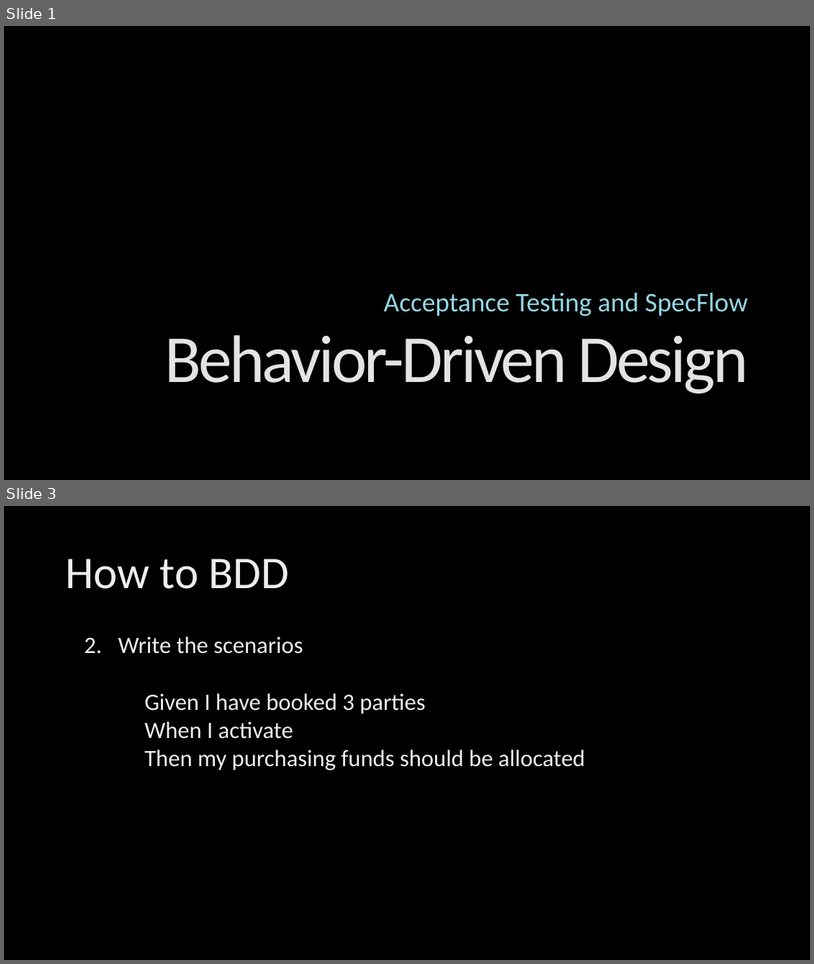
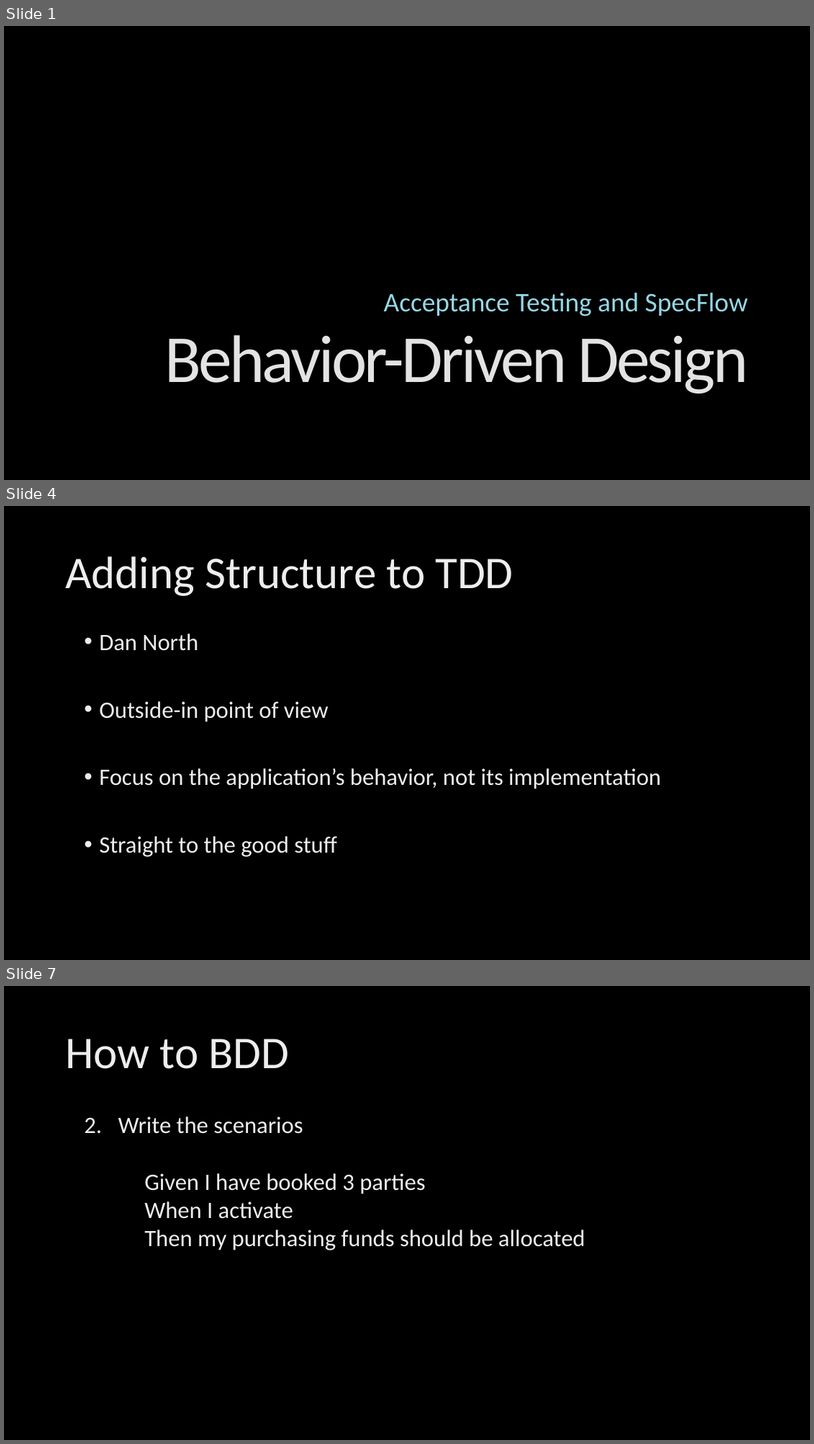
Before and after one commit to ingramam/BDD-lunch-and-learn, a slide deck: BDD.pptx. Shown one above the other, each under a label of ours: slides 1 and 3 before the commit, slides 1, 4 and 7 after it; the slides between them are not shown. The pictures are 814x964 and 814x1444 pixels, drawn with LibreOffice and Linux fonts; fonts in the diff are those of the drawing; background and template pictures are left out. Boxes give left, top, right and bottom in pixels: in the first picture for what was removed or moved away, otherwise in the second. Text is boxed around its words. In the diff, an @@ line names an element or a change of style, - is before the commit and + after.

```diff
--- a/BDD.pptx
+++ b/BDD.pptx
@@ slide 4 added at box(4, 506, 810, 960), background picture (left out) @@
@@ title added at box(65, 556, 514, 596), 54 pt, text gradient #BFBFBF to #EDEDED to #FFFFFF @@
+Adding Structure to TDD
@@ text added at box(99, 633, 661, 857), 28 pt, text gradient #BFBFBF to #EDEDED to #FFFFFF @@
+• Dan North
+• Outside-in point of view
+• Focus on the application’s behavior, not its implementation
+• Straight to the good stuff
@@ what was slide 3 is now slide 7 @@
```
Also in this commit, not shown: 1 slide changed, 3 other slides added.
